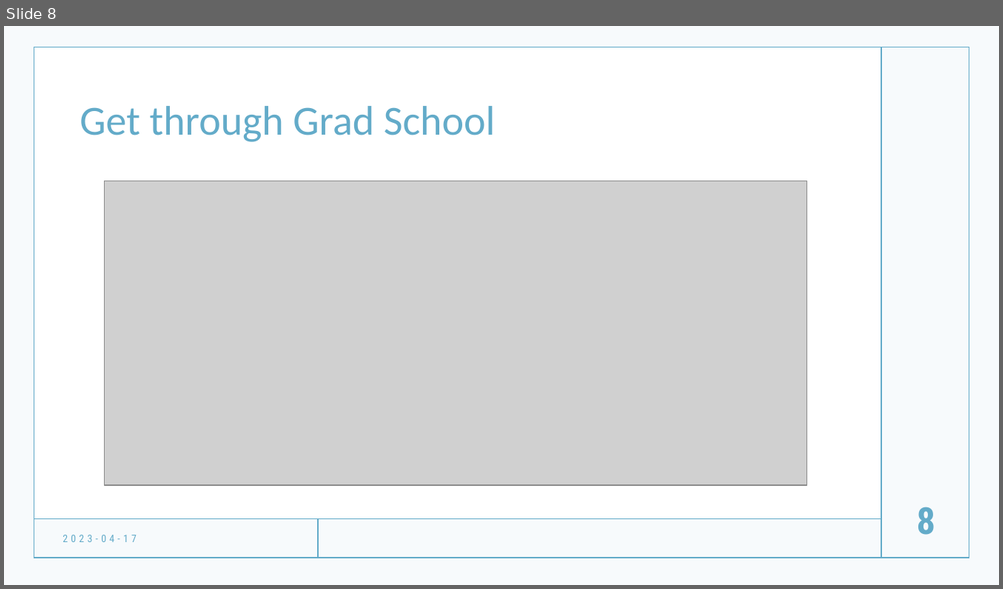
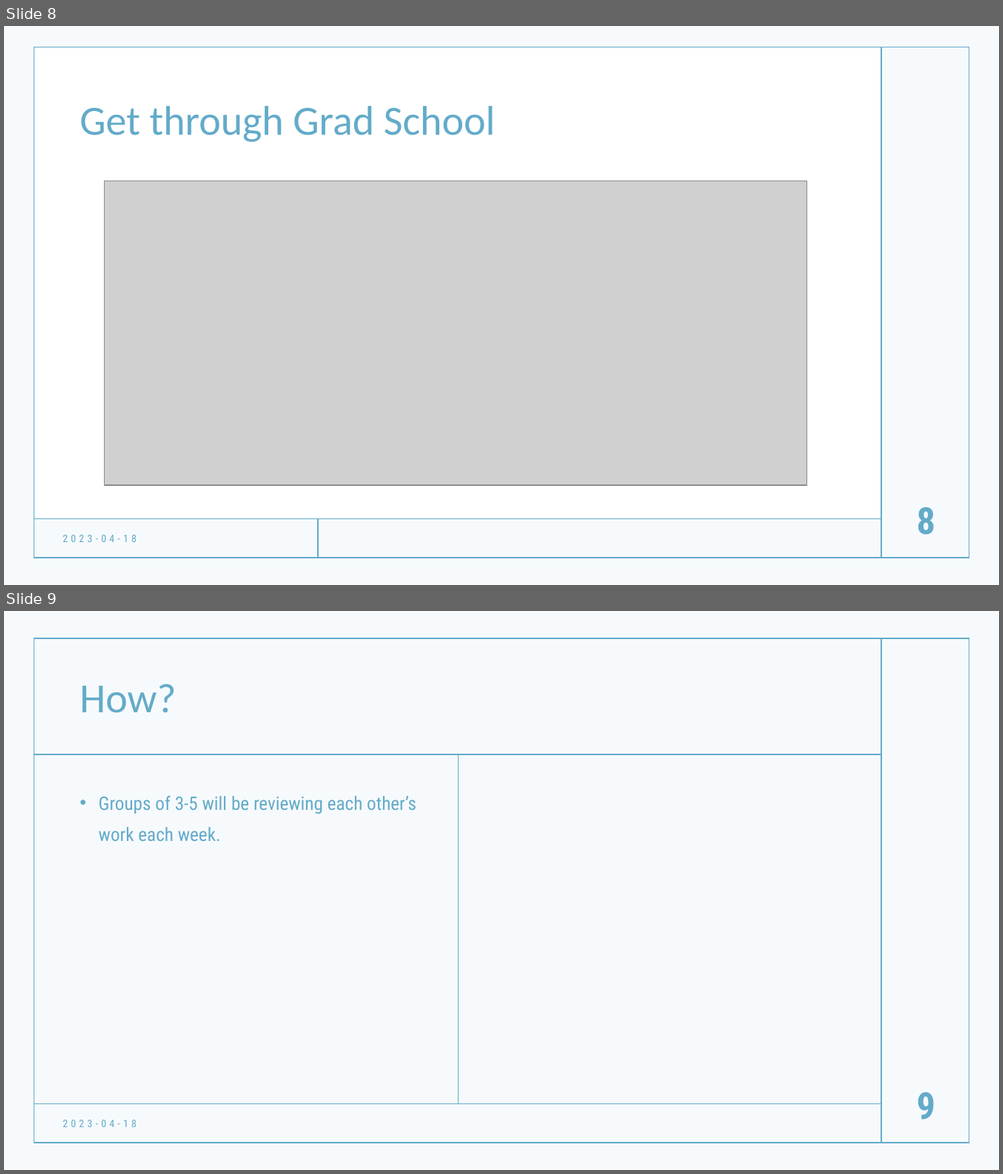
Before and after one commit to hatalbott/mcnair_academic_writing, a slide deck: 00-Intro/L00-Intro.pptx. Shown one above the other, each under a label of ours: slide 8 before the commit, slides 8 and 9 after it. The pictures are 1003x589 and 1003x1174 pixels, drawn with LibreOffice and Linux fonts; fonts in the diff are those of the drawing; grey boxes stand for pictures. Boxes give left, top, right and bottom in pixels: in the first picture for what was removed or moved away, otherwise in the second. Text is boxed around its words. In the diff, an @@ line names an element or a change of style, - is before the commit and + after.

```diff
--- a/00-Intro/L00-Intro.pptx
+++ b/00-Intro/L00-Intro.pptx
@@ slide 9 added at (x1=4, y1=611, x2=999, y2=1170), background #FFFFFF @@
@@ rectangle added at (x1=4, y1=611, x2=999, y2=1170), fill #63ABC9 at 5% opacity @@
@@ rectangle added at (x1=34, y1=638, x2=969, y2=1144), outline #63ABC9 1 pt @@
@@ line added from (881, 638) to (881, 1143), #63ABC9 1 pt @@
@@ title added at (x1=79, y1=684, x2=176, y2=713), 40 pt, text #63ABC9 @@
+How?
@@ line added from (34, 755) to (882, 755), #63ABC9 1 pt @@
@@ line added from (458, 755) to (458, 1105), #63ABC9 1 pt @@
@@ text added at (x1=99, y1=796, x2=416, y2=841), 18 pt, text #63ABC9 @@
+• Groups of 3-5 will be reviewing each other’s work each week.
@@ page number added at (x1=916, y1=1092, x2=935, y2=1120), 36 pt, text #63ABC9, bold @@
+9
@@ line added from (34, 1104) to (881, 1104), #63ABC9 1 pt @@
@@ text added at (x1=62, y1=1120, x2=136, y2=1128), 10 pt, text #63ABC9 @@
+2023-04-18
@@ slide 8 changed as well @@
@@ text at (x1=62, y1=535, x2=136, y2=543): text changed @@
-2023-04-17
+2023-04-18
```
Also in this commit, not shown: 9 other slides changed, 5 other files.
